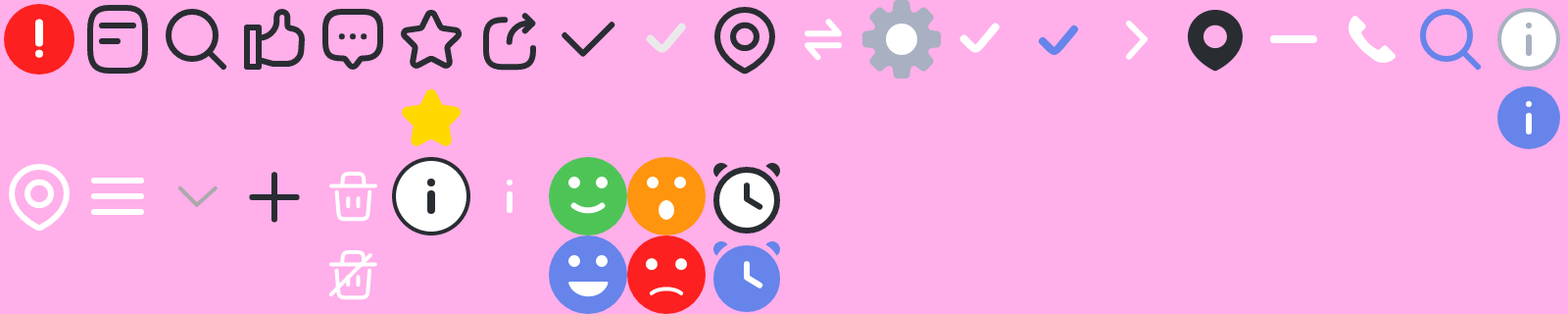
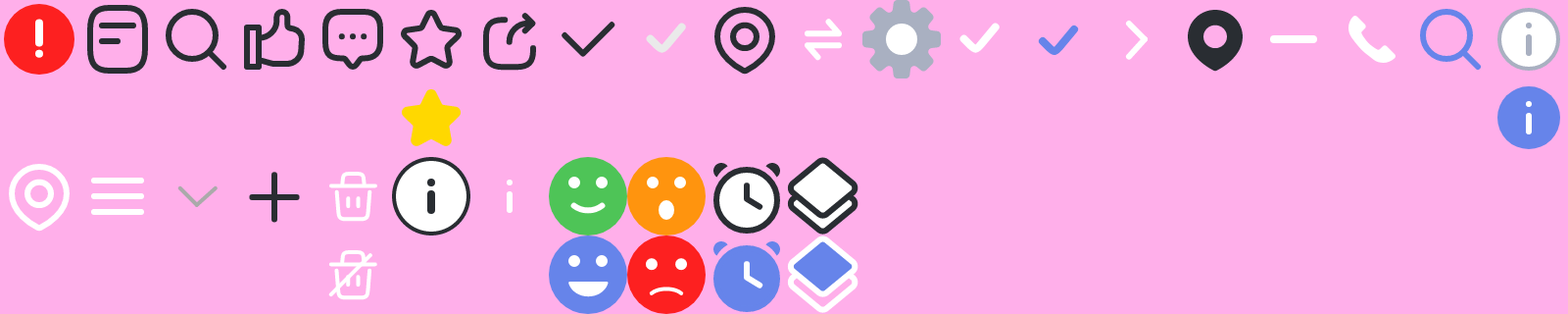
Layered file, before and after one edit (w=1568, h=314). Changes by layer:
added layer "Layer 72" in group "두번째 줄" over [786, 235, 859, 313]
added layer "Layer 71" in group "두번째 줄" over [786, 156, 859, 235]
